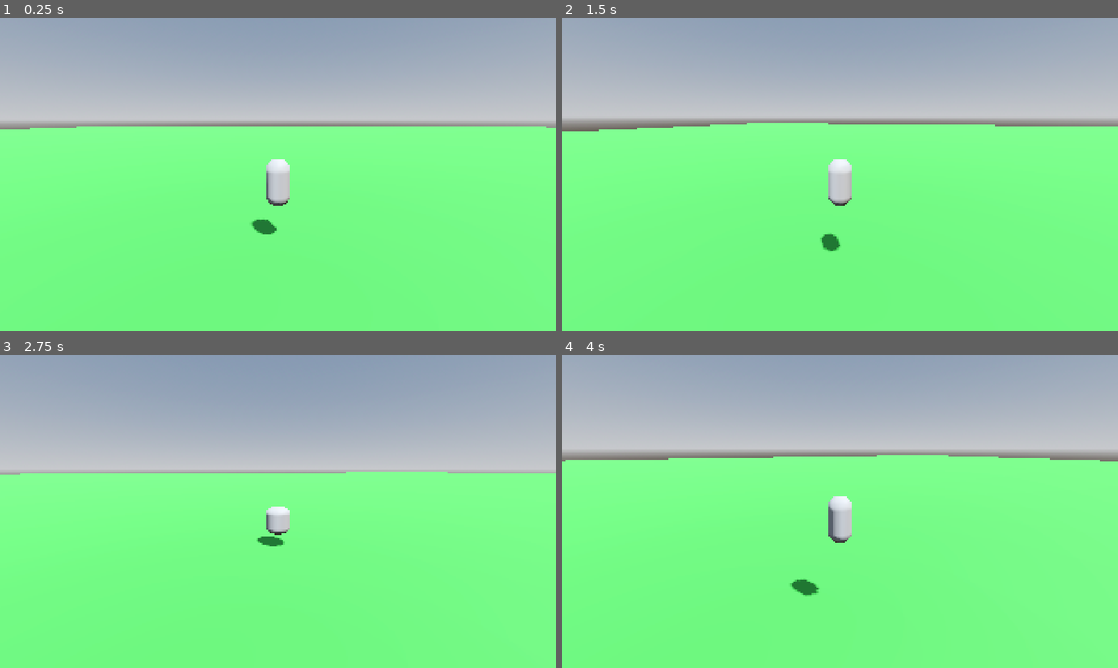
Above: before the commit, frames 1-4 (two rows, left to right).
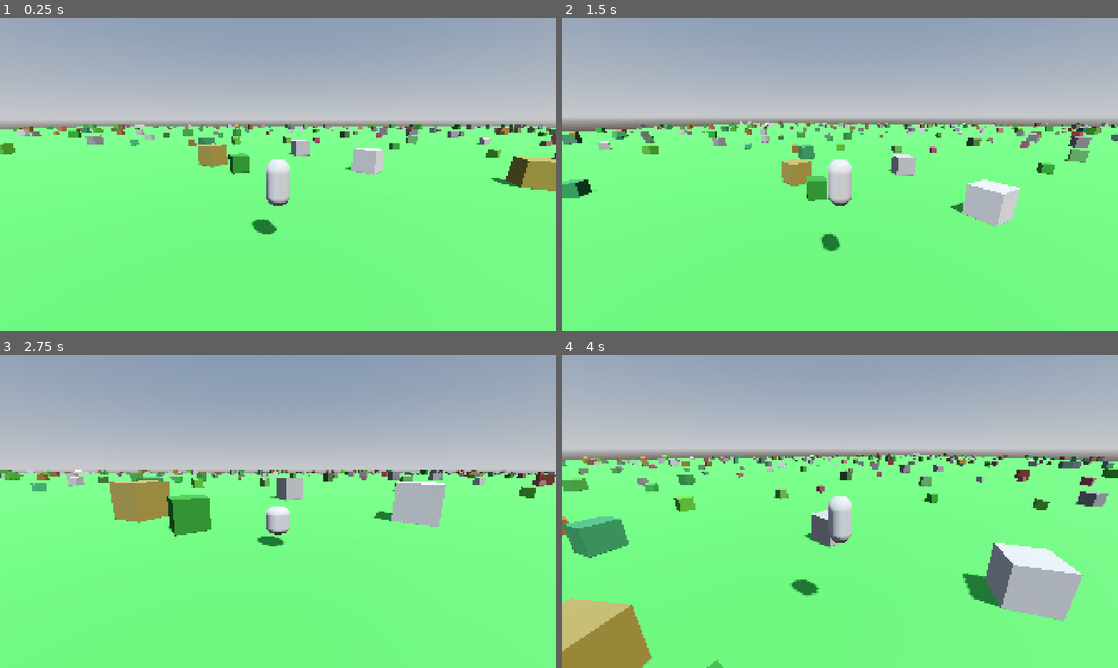
Above: after the commit, the same moments.

Repository: korjavin/godot-test1
Game: Godot game, scene res://scenes/main.tscn
The game is run twice, just before and just after one commit, with the same random seed, the same clock (stepped at 60 frames per second) and the same inputs.
Inputs (mouse positions are in pixels of both pictures, inside the frame that each line leads up to):
- Up to frame 1 (0.25 s): no input
- Up to frame 2 (1.5 s): move the mouse to (867, 174) at 0.52 s; hold Ctrl (duck) 0.53-1.28 s; hold W (move_forward) from 0.53 s (still down); tap Space (jump) at 0.77 s; move the mouse to (812, 174) at 1.27 s; tap Shift (run) at 1.35 s
- Up to frame 3 (2.75 s): keep holding W (move_forward); tap Space (jump) at 1.52 s; move the mouse to (289, 505) at 2.02 s; hold Ctrl (duck) from 2.03 s (still down)
- Up to frame 4 (4 s): keep holding W (move_forward); move the mouse to (834, 517) at 2.77 s; release Ctrl (duck) at 2.78 s; tap Shift (run) at 2.85 s; tap Space (jump) at 3.02, 3.77 s; move the mouse to (878, 514) at 3.52 s; hold Ctrl (duck) from 3.53 s (still down)

The runs differ from the first frame. In frame 1, 4.1% of the frame differs, in the area x 0-100%, y 34-56%; in frame 2, 5.0%; in frame 3, 5.8%; in frame 4, 11%, in the area x 0-100%, y 31-100%.

Commit message:
Add random object generation to endless terrain
Implements a procedural object spawning system that adds visual variety
to the terrain while maintaining player mobility:

- Added configurable object spawning with export variables
- Objects spawn randomly with minimum spacing (5m default)
- 12 objects per chunk by default with randomized sizes (1-2.5m)
- Objects use seeded randomization based on chunk coordinates
- Three color variations: brown rocks, gray stones, mossy green
- Objects include collision for player interaction
- Automatic cleanup when chunks are removed

The spacing algorithm ensures gaps between objects so the character
can move freely through the terrain.

Diff:
--- a/scripts/endless_terrain.gd
+++ b/scripts/endless_terrain.gd
@@ -29,6 +29,21 @@
 ## You can customize this in the Godot editor!
 @export var terrain_material: StandardMaterial3D
 
+## Enable/disable object spawning on terrain
+@export var spawn_objects: bool = true
+
+## Number of objects to spawn per chunk (approximately)
+## Higher values = more cluttered terrain
+@export var objects_per_chunk: int = 12
+
+## Minimum distance between objects (in meters)
+## Higher values = more space for player movement
+@export var min_object_spacing: float = 5.0
+
+## Object size range (random between min and max)
+@export var object_size_min: float = 1.0
+@export var object_size_max: float = 2.5
+
 # ============================================================================
 # SECTION 2: INTERNAL STATE
 # ============================================================================
@@ -202,6 +217,117 @@
 	add_child(mesh_instance)
 	active_chunks[chunk_pos] = mesh_instance
 
+	# Spawn objects in this chunk if enabled
+	if spawn_objects:
+		spawn_objects_in_chunk(chunk_pos, mesh_instance)
+
+func spawn_objects_in_chunk(chunk_pos: Vector2i, parent_chunk: MeshInstance3D) -> void:
+	"""
+	Spawns random objects (cubes) within a terrain chunk.
+
+	@param chunk_pos: Chunk coordinates for seeded random generation
+	@param parent_chunk: The chunk mesh to attach objects to
+
+	EDUCATIONAL NOTE:
+	- We use chunk coordinates as a seed for deterministic randomness
+	- This means the same chunk always generates the same objects
+	- Objects are parented to the chunk so they're removed when chunk is removed
+	"""
+
+	# Use chunk coordinates to create a unique but consistent seed
+	# This ensures the same chunk always generates the same objects
+	var seed_value := hash(Vector2i(chunk_pos.x * 73856093, chunk_pos.y * 19349663))
+	var rng := RandomNumberGenerator.new()
+	rng.seed = seed_value
+
+	# Calculate the world position of this chunk's corner
+	var chunk_world_pos := chunk_to_world(chunk_pos)
+	var half_chunk := chunk_size / 2.0
+
+	# Store positions of spawned objects to check spacing
+	var spawned_positions: Array[Vector3] = []
+
+	# Try to spawn objects with proper spacing
+	var attempts := 0
+	var max_attempts := objects_per_chunk * 3  # Allow multiple attempts per object
+
+	while spawned_positions.size() < objects_per_chunk and attempts < max_attempts:
+		attempts += 1
+
+		# Generate random position within chunk bounds
+		# Leave some margin from edges for better appearance
+		var margin := 2.0
+		var random_x := rng.randf_range(-half_chunk + margin, half_chunk - margin)
+		var random_z := rng.randf_range(-half_chunk + margin, half_chunk - margin)
+		var object_pos := Vector3(random_x, 0, random_z)
+
+		# Check if this position is far enough from existing objects
+		var valid_position := true
+		for existing_pos in spawned_positions:
+			if object_pos.distance_to(existing_pos) < min_object_spacing:
+				valid_position = false
+				break
+
+		if not valid_position:
+			continue
+
+		# Create the object
+		var object_instance := MeshInstance3D.new()
+		object_instance.name = "Object_%d" % spawned_positions.size()
+
+		# Create a cube mesh with random size
+		var cube_mesh := BoxMesh.new()
+		var size := rng.randf_range(object_size_min, object_size_max)
+		cube_mesh.size = Vector3(size, size, size)
+
+		# Create a material with random color variations
+		var object_material := StandardMaterial3D.new()
+		# Generate earthy/natural colors (browns, grays, dark greens)
+		var color_choice := rng.randi_range(0, 2)
+		match color_choice:
+			0:  # Brown rocks
+				object_material.albedo_color = Color(
+					rng.randf_range(0.3, 0.5),
+					rng.randf_range(0.2, 0.4),
+					rng.randf_range(0.1, 0.3)
+				)
+			1:  # Gray stones
+				var gray := rng.randf_range(0.3, 0.6)
+				object_material.albedo_color = Color(gray, gray, gray)
+			2:  # Dark green (mossy)
+				object_material.albedo_color = Color(
+					rng.randf_range(0.1, 0.3),
+					rng.randf_range(0.3, 0.5),
+					rng.randf_range(0.1, 0.3)
+				)
+
+		object_material.roughness = rng.randf_range(0.7, 1.0)
+		cube_mesh.material = object_material
+
+		object_instance.mesh = cube_mesh
+
+		# Position relative to chunk (parent will handle world positioning)
+		# Add half the size to Y so cube sits on ground instead of halfway through
+		object_pos.y = size / 2.0
+		object_instance.position = object_pos
+
+		# Add slight random rotation for variety
+		object_instance.rotation.y = rng.randf_range(0, TAU)
+
+		# Add collision so player can't walk through objects
+		var static_body := StaticBody3D.new()
+		var collision_shape := CollisionShape3D.new()
+		var box_shape := BoxShape3D.new()
+		box_shape.size = Vector3(size, size, size)
+		collision_shape.shape = box_shape
+
+		static_body.add_child(collision_shape)
+		object_instance.add_child(static_body)
+
+		# Add to chunk (so it gets removed when chunk is removed)
+		parent_chunk.add_child(object_instance)
+		spawned_positions.append(object_pos)
+
 func remove_chunk(chunk_pos: Vector2i) -> void:
 	"""
 	Removes a chunk from the scene to save memory.
